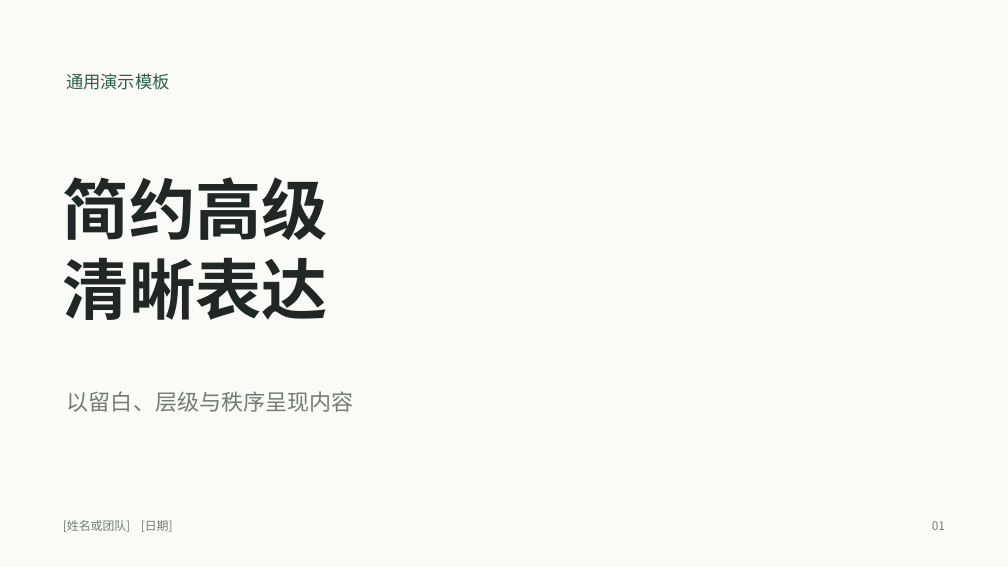
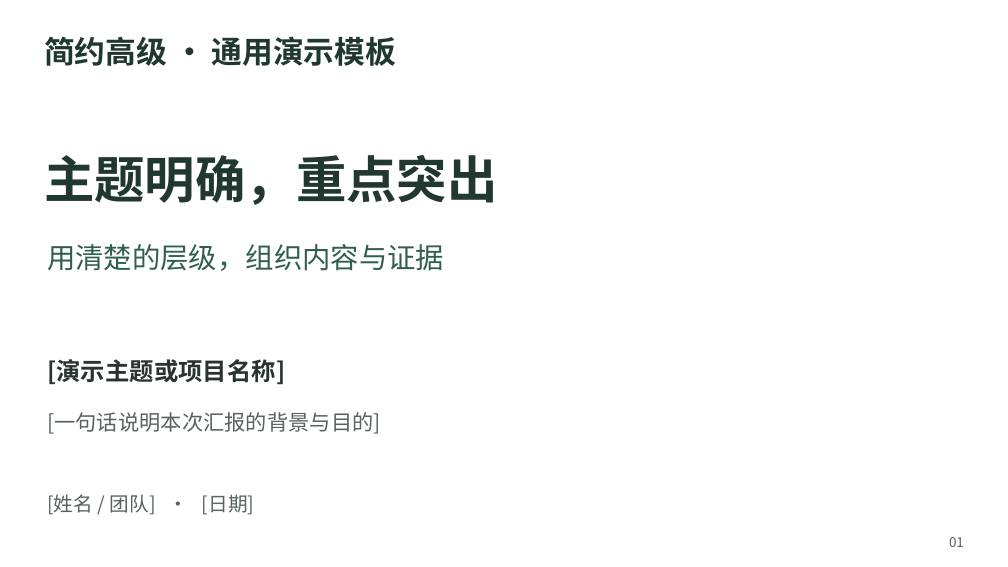
Before and after one commit to sky-awe/minimal-elegant-ppt-skill, a slide deck: slide 1 of skills/minimal-elegant-ppt/assets/template.pptx. Drawn at 1008x567 pixels with LibreOffice and Linux fonts; fonts in the diff are those of the drawing. Boxes give left, top, right and bottom in pixels: in the first picture for what was removed or moved away, otherwise in the second. Text is boxed around its words. In the diff, an @@ line names an element or a change of style, - is before the commit and + after.

```diff
--- a/skills/minimal-elegant-ppt/assets/template.pptx
+++ b/skills/minimal-elegant-ppt/assets/template.pptx
@@ background #FAFAF7 to #FFFFFF @@
@@ text at [44,36,396,66]: text changed; size 16.5 to 29.2 pt; text colour #315F4D to #20382F; bold on @@
-通用演示模板
+简约高级 · 通用演示模板
@@ text at [44,155,498,205]: text changed; size 63 to 48 pt; text colour #202724 to #20382F @@
-简约高级
-清晰表达
+主题明确，重点突出
@@ text at [47,244,444,271]: text changed; size 21 to 27 pt; text colour #747C76 to #315F4D @@
-以留白、层级与秩序呈现内容
+用清楚的层级，组织内容与证据
@@ text added at [47,359,285,384], 23.2 pt, text #29342F, bold @@
+[演示主题或项目名称]
@@ text added at [47,412,381,434], 20.2 pt, text #58635D @@
+[一句话说明本次汇报的背景与目的]
@@ text at [47,494,255,515]: text changed; size 11.2 to 18.8 pt; text colour #747C76 to #58635D @@
-[姓名或团队] [日期]
+[姓名 / 团队] · [日期]
@@ text "01": place and size @@
-text "01" at [932,521,945,530]
+text "01" at [949,537,964,547]
@@ text "01" at [949,537,964,547]: size 11.2 to 12.8 pt, text colour #747C76 to #58635D @@
```
Also in this commit, not shown: 6 other slides changed, 5 slides added, 5 slides removed, 5 other files.
